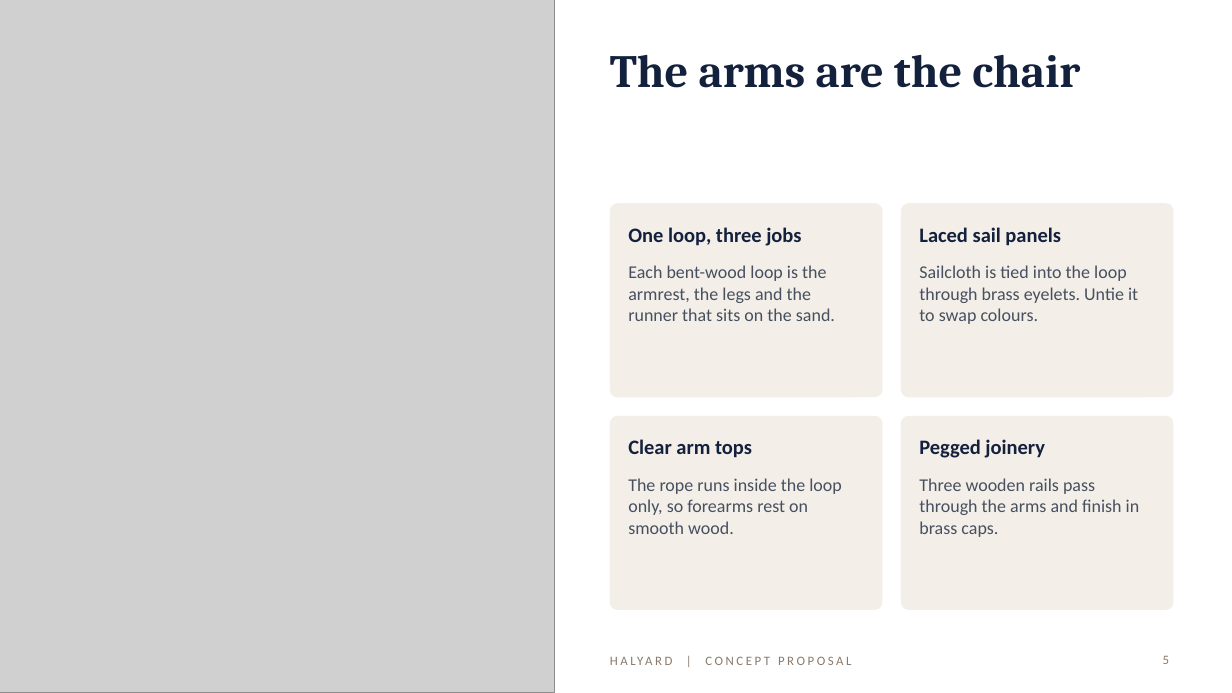
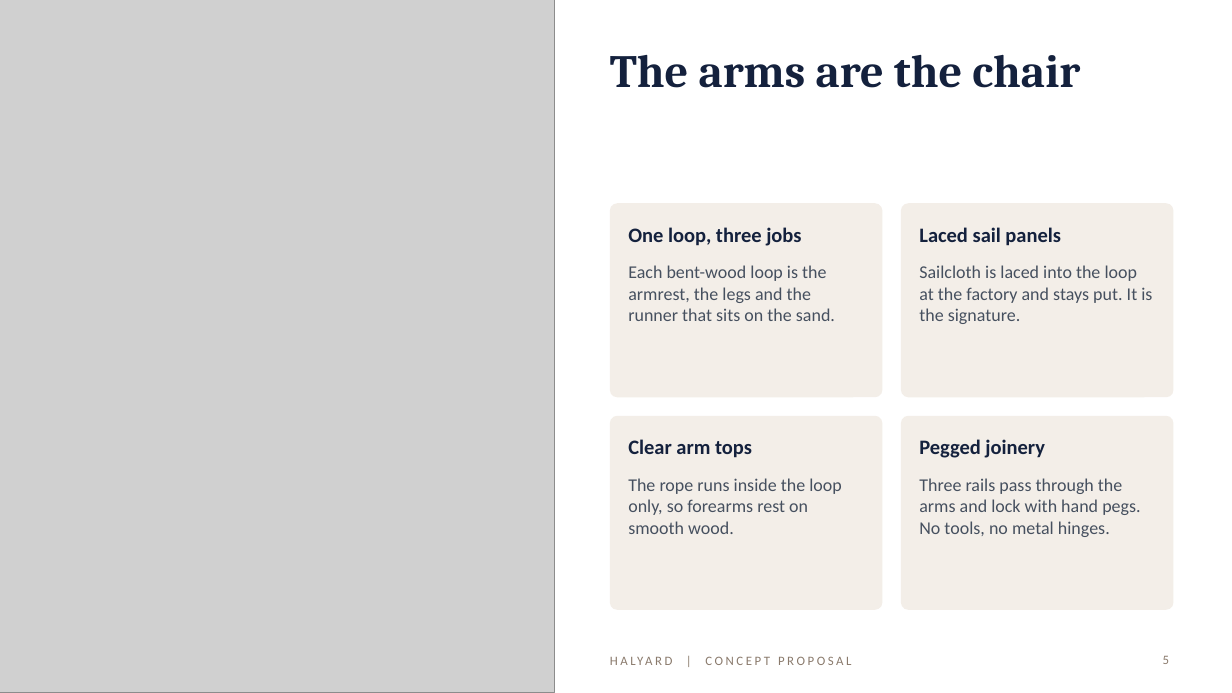
Before and after one commit to peterkaplan/hiking-games, a slide deck: slide 5 of beach-chair-render/Halyard-Beach-Club-Chair-Proposal.pptx. Drawn at 1232x693 pixels with LibreOffice and Linux fonts; fonts in the diff are those of the drawing; grey boxes stand for pictures. Boxes give left, top, right and bottom in pixels: in the first picture for what was removed or moved away, otherwise in the second. Text is boxed around its words. In the diff, an @@ line names an element or a change of style, - is before the commit and + after.

```diff
--- a/beach-chair-render/Halyard-Beach-Club-Chair-Proposal.pptx
+++ b/beach-chair-render/Halyard-Beach-Club-Chair-Proposal.pptx
@@ text at [919, 265, 1152, 324]: text changed @@
-Sailcloth is tied into the loop through brass eyelets. Untie it to swap colours.
+Sailcloth is laced into the loop at the factory and stays put. It is the signature.
@@ text at [919, 478, 1140, 537]: text changed @@
-Three wooden rails pass through the arms and finish in brass caps.
+Three rails pass through the arms and lock with hand pegs. No tools, no metal hinges.
```
Also in this commit, not shown: 13 other slides changed, 12 other files.
